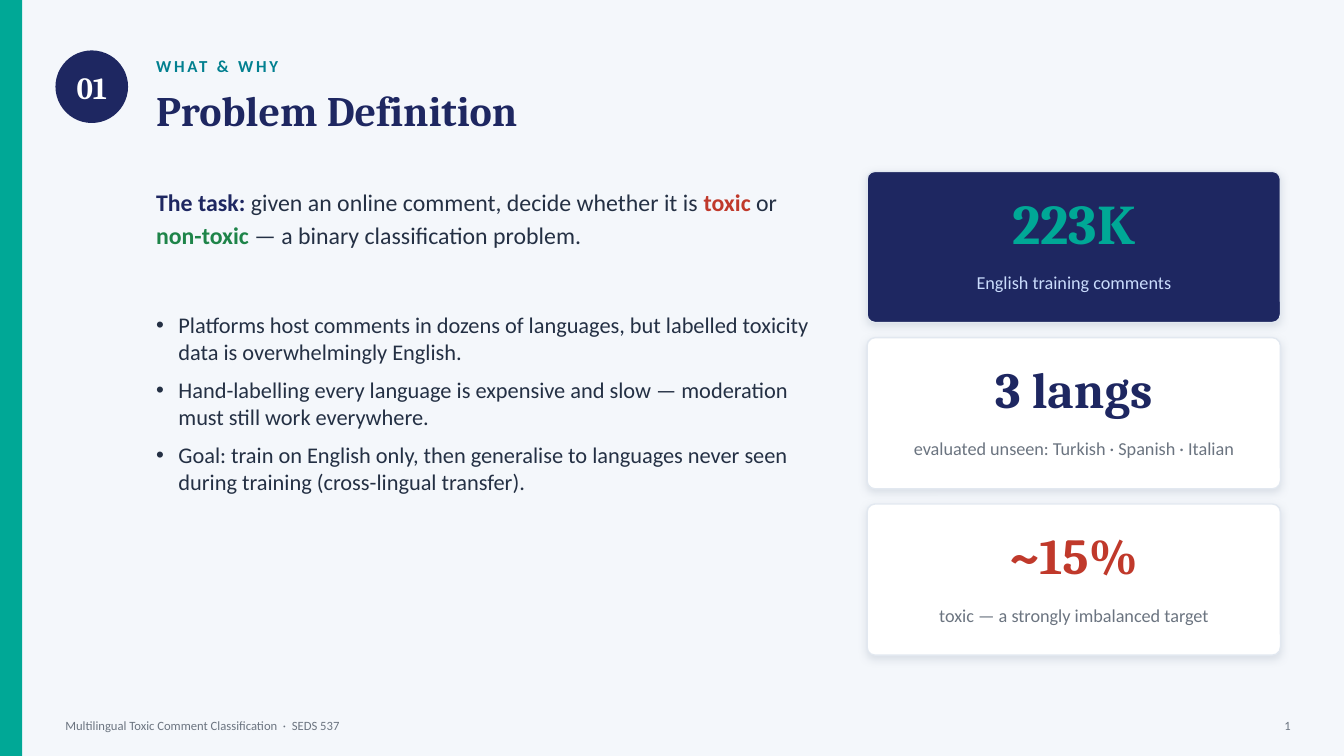
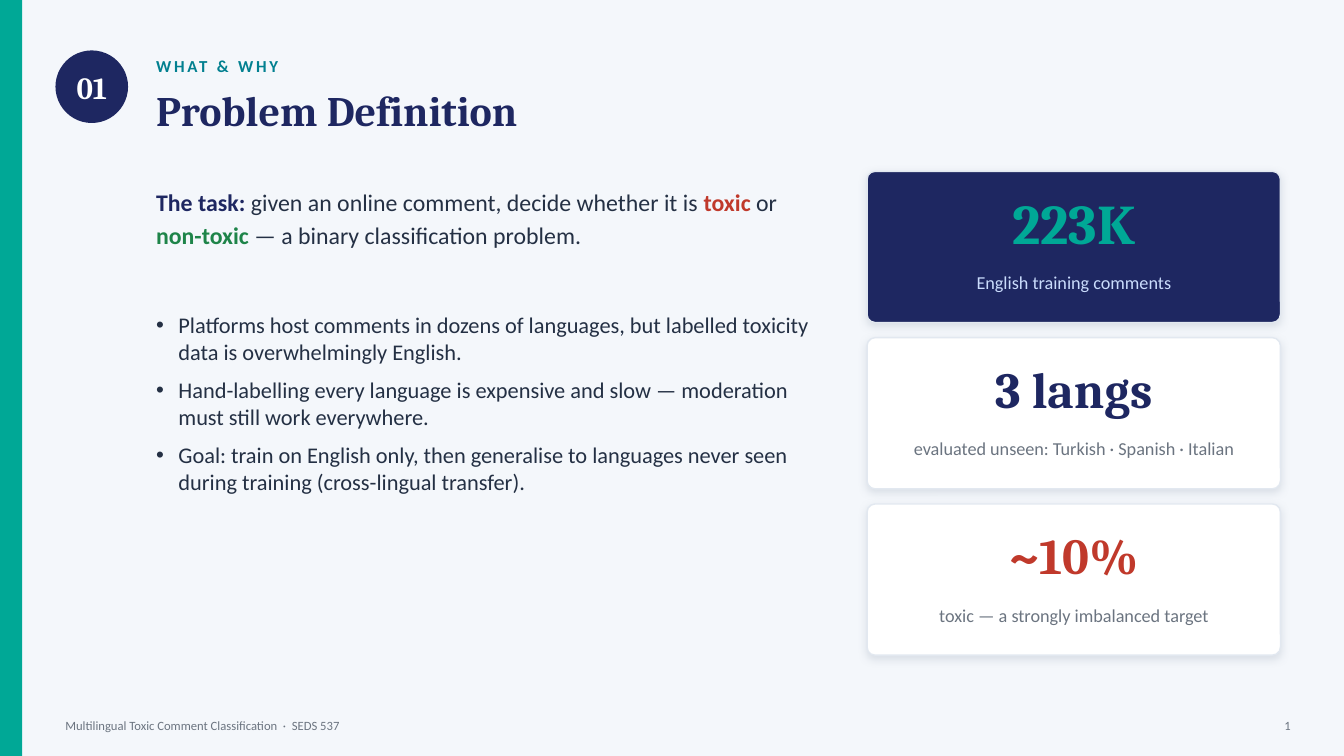
Before and after one commit to yasntrk/multilingual-toxic-comment-classification, a slide deck: slide 2 of presentation/Multilingual_Toxic_Classification.pptx. Drawn at 1344x756 pixels with LibreOffice and Linux fonts; fonts in the diff are those of the drawing. Boxes give left, top, right and bottom in pixels: in the first picture for what was removed or moved away, otherwise in the second. Text is boxed around its words. In the diff, an @@ line names an element or a change of style, - is before the commit and + after.

```diff
--- a/presentation/Multilingual_Toxic_Classification.pptx
+++ b/presentation/Multilingual_Toxic_Classification.pptx
@@ text at (1009,539,1138,576): text changed @@
-~15%
+~10%
```
Also in this commit, not shown: 1 other slide changed, 2 other files.
